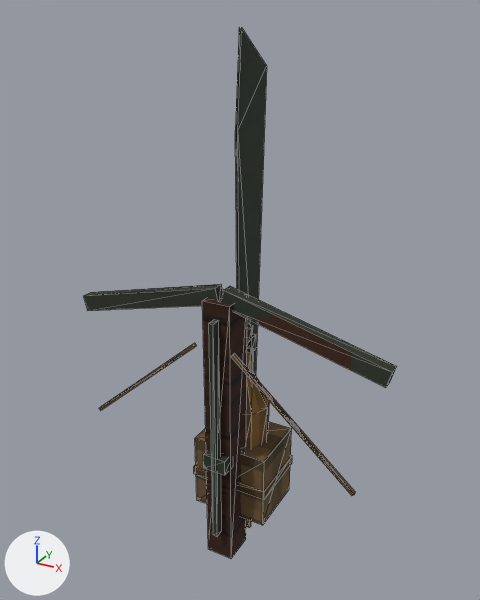
A saved change to the glTF model godot_demo/models/props/itens.glb.
One viewpoint serves both versions: a camera (50 mm lens) standing at (0.346, -0.638, 0.618) and looking at (-0.01, 0.008, 0.295). Every picture has the same lights, and +X, +Y and +Z are marked at lower left. The older version comes first. Mesh edges are drawn as thin lines.

Objects in the first picture: 'besta', 'embrulho', 'facao', 'garrafada' and 1 more.
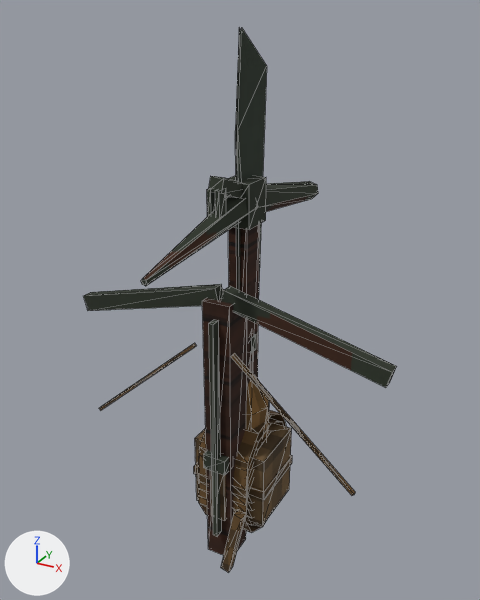
Commit message: Itens de progressão: chave, pé de cabra, picareta e corda

Changed parts and their boxes (x1, y1, x2, y2) in the pictures (480 x 600 px):
'picareta', added: after (141, 175, 318, 387)
    faces in mat_iron: (141, 175, 318, 286)
    faces in mat_grip: (228, 224, 260, 387)
'corda', added (brown): after (197, 410, 286, 573)
    faces in mat_twine: (197, 410, 286, 573)
    faces in mat_burlap (picture img_burlap): (210, 470, 226, 521)
'pe_de_cabra', added: after (207, 176, 242, 218)

What changed in the scene script:
```text
Add me_picareta:
    me_picareta.from_pydata(...)  # 40 vertices, 64 faces; spans x -0.017..0.017, y -0.191..0.192, z -0.02..0.445
    # faces by material slot: [12, 52]
    me_picareta.materials.append(mat_grip)
    me_picareta.materials.append(mat_iron)
Add me_pe_de_cabra:
    me_pe_de_cabra.from_pydata(...)  # 40 vertices, 60 faces; spans x -0.01..0.01, y -0.067..0.021, z -0.031..0.46
    me_pe_de_cabra.materials.append(mat_iron)
Add me_corda:
    me_corda.from_pydata(...)  # 116 vertices, 124 faces; spans x -0.035..0.036, y -0.07..0.059, z -0.06..0.143
    # faces by material slot: [12, 112]
    me_corda.materials.append(mat_burlap)  # picture img_burlap
    me_corda.materials.append(mat_twine)
Add ob_picareta:
    ob_picareta = bpy.data.objects.new('picareta', me_picareta)
    ob_picareta.location = (0.0, 0.0, 0.0)
Add ob_pe_de_cabra:
    ob_pe_de_cabra = bpy.data.objects.new('pe_de_cabra', me_pe_de_cabra)
    ob_pe_de_cabra.location = (0.0, 0.0, 0.0)
Add ob_corda:
    ob_corda = bpy.data.objects.new('corda', me_corda)
    ob_corda.location = (0.0, 0.0, 0.0)
```
